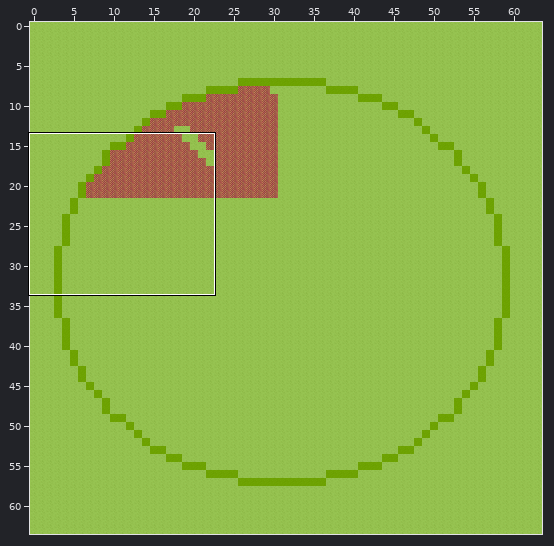
A Tiled map (JSON) gets an edit: office.tmj. Above: a wide view before the commit, with the close-up outlined.
Close-up. The starting point:
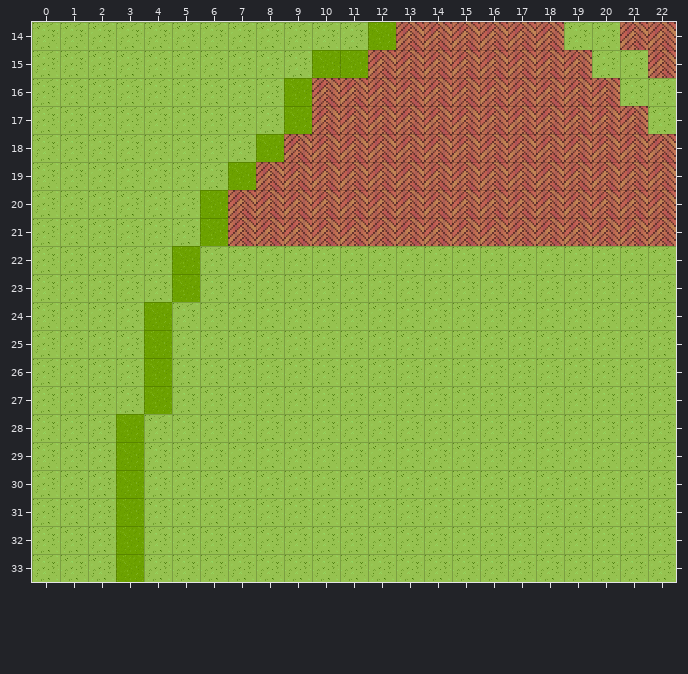
Cells are 32x32 px. Shown: x 0..22, y 14..33. The commit also changed other parts of the map, which this record leaves out. The commit also replaced the tileset; all pictures use the new one.
Once edited:
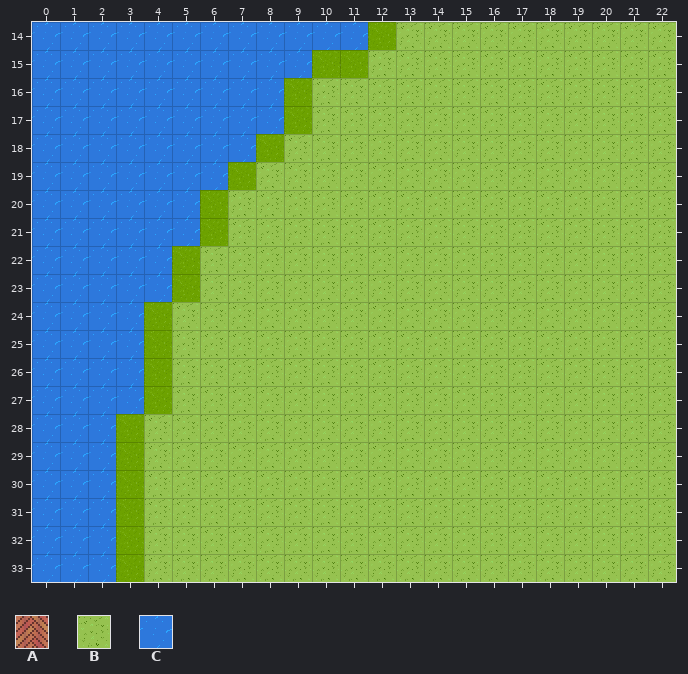
Key: from "Chunk 1": A 4, B 5, C 8.
_ is an empty cell.
Tiles replaced or removed in this view: A, B.
Diff:
Changed rows in their new state; . is an unchanged cell.
Layer "floor/floor1":
first column x 7:
14 ......BBBBBB..BB
15 .....BBBBBBBB..B
16 ...BBBBBBBBBBB..
17 ...BBBBBBBBBBBB.
18 ..BBBBBBBBBBBBBB
19 .BBBBBBBBBBBBBBB
20 BBBBBBBBBBBBBBBB
21 BBBBBBBBBBBBBBBB
Layer "walls/walls1":
first column x 0:
14 CCCCCCCCCCCC
15 CCCCCCCCCC..
16 CCCCCCCCC...
17 CCCCCCCCC...
18 CCCCCCCC....
19 CCCCCCC.....
20 CCCCCC......
21 CCCCCC......
22 CCCCC.......
23 CCCCC.......
24 CCCC........
25 CCCC........
26 CCCC........
27 CCCC........
28 CCC.........
29 CCC.........
30 CCC.........
31 CCC.........
32 CCC.........
33 CCC.........
Changed places in both close-ups, as pixel boxes (x1, y1, x2, y2):
changed: (32, 22, 676, 582)
